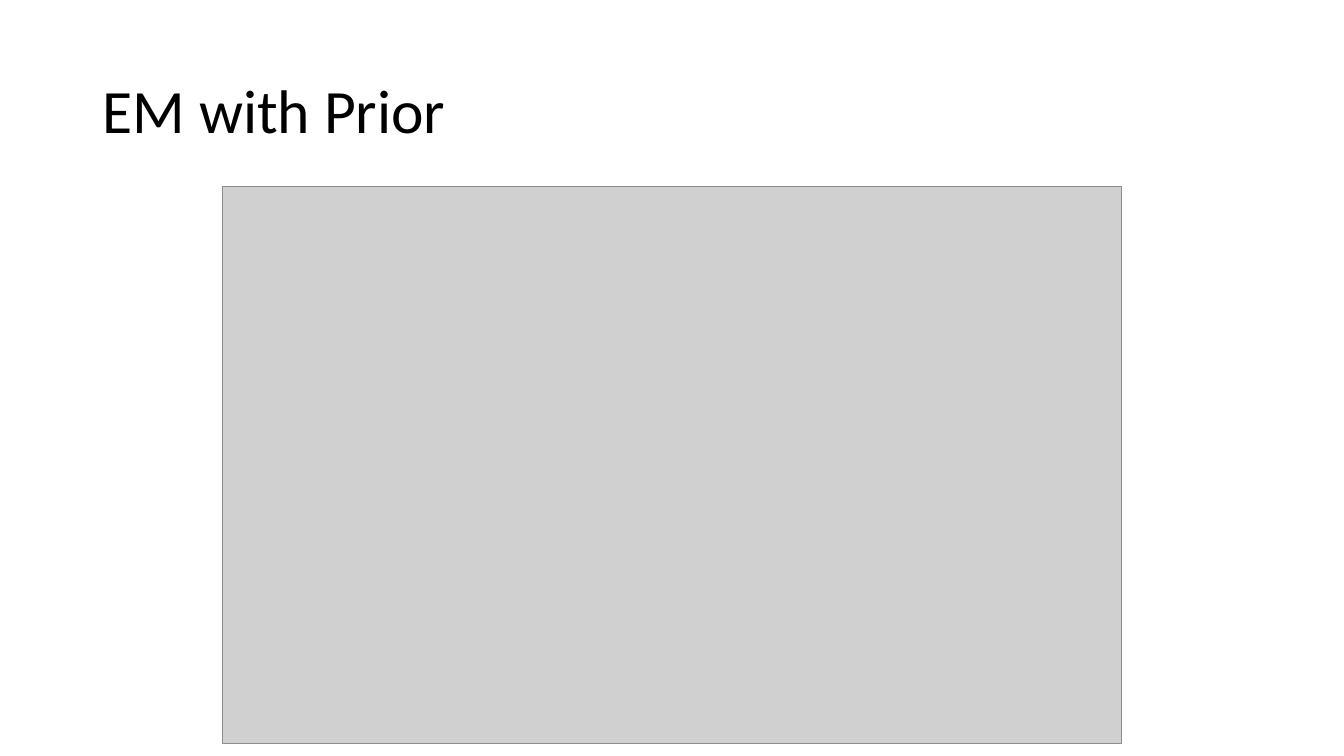
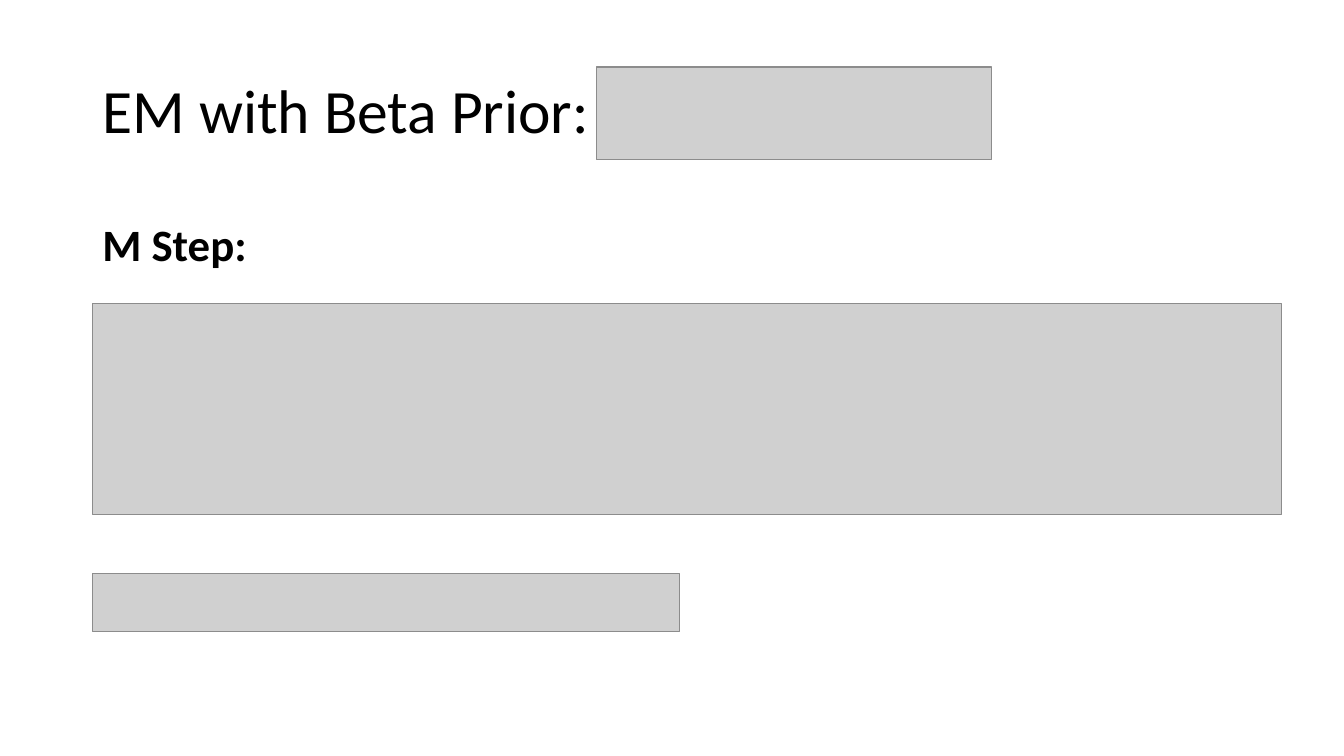
Before and after one commit to BigRedT/crowdsource, a slide deck: slide 6 of PPT/Adaptive Crowdsourcing via EM with Prior.pptx. Drawn at 1344x756 pixels with LibreOffice and Linux fonts; fonts in the diff are those of the drawing; grey boxes stand for pictures. Boxes give left, top, right and bottom in pixels: in the first picture for what was removed or moved away, otherwise in the second. Text is boxed around its words. In the diff, an @@ line names an element or a change of style, - is before the commit and + after.

```diff
--- a/PPT/Adaptive Crowdsourcing via EM with Prior.pptx
+++ b/PPT/Adaptive Crowdsourcing via EM with Prior.pptx
@@ picture added at [597,67,992,159] @@
@@ title at [102,90,589,134]: text changed @@
-EM with Prior
+EM with Beta Prior:
@@ picture removed at [223,187,1122,743] @@
@@ text added at [102,231,247,268], 32 pt, text #000000, bold @@
+M Step:
@@ picture added at [93,303,1281,515] @@
@@ picture added at [93,574,681,632] @@
```
Also in this commit, not shown: 1 other slide changed, 6 slides added, 1 slide removed.
